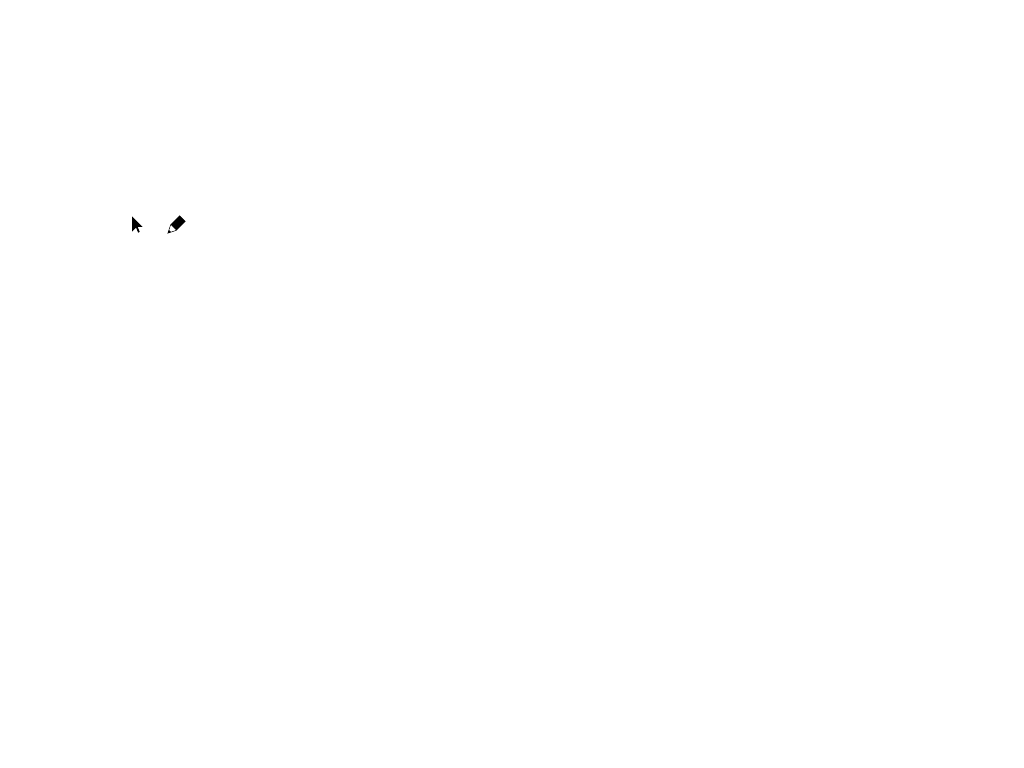
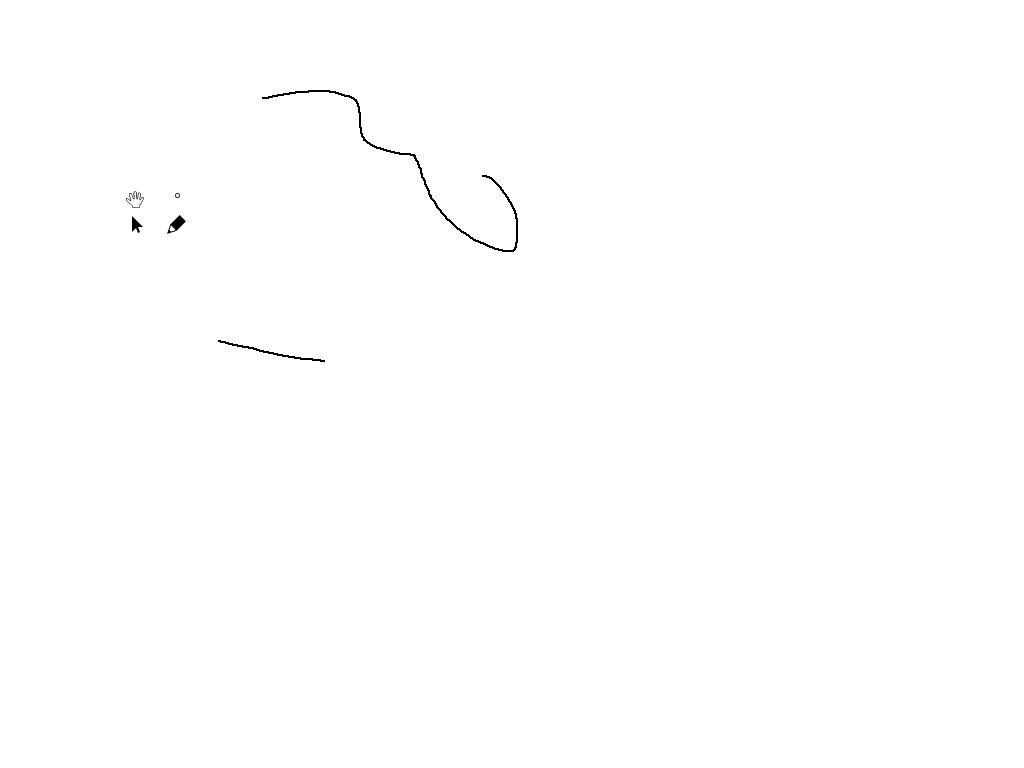
The second (1024, 768) image is a revision of the first. Changes to its layers:
painted on "Layer 1" over [218, 90, 518, 362]
added layer "brush" in group "Group 1" over [175, 193, 180, 198]
added layer "hand" in group "Group 1" over [125, 191, 144, 208]
